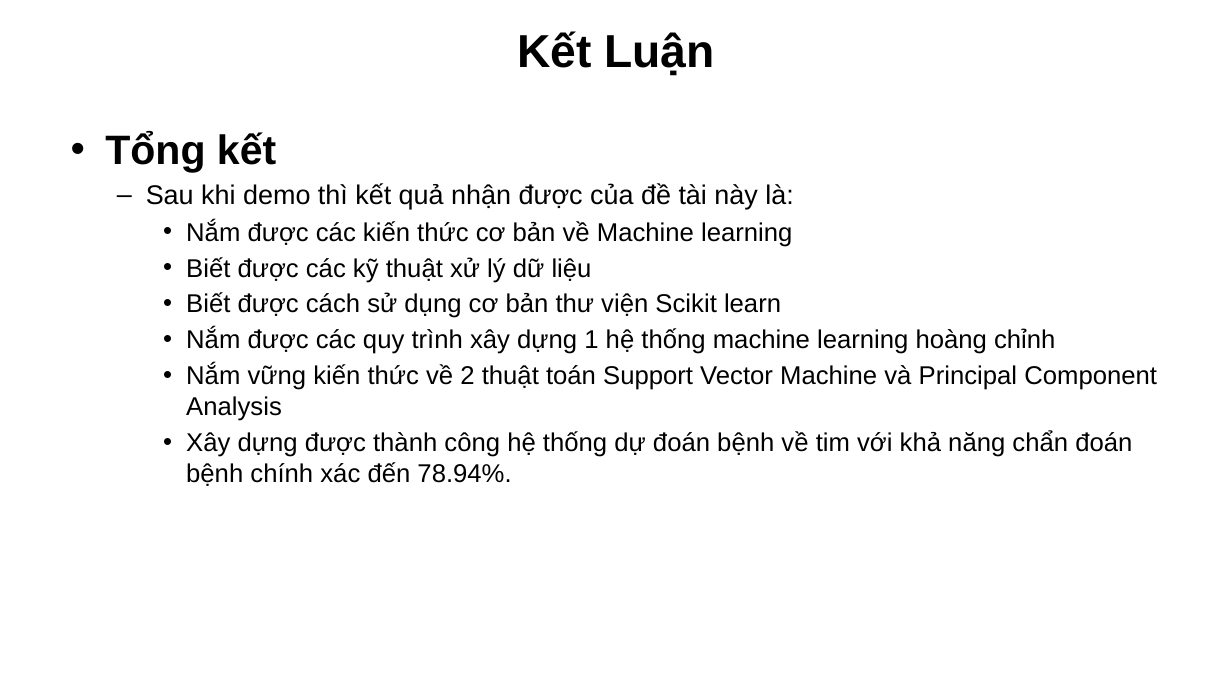
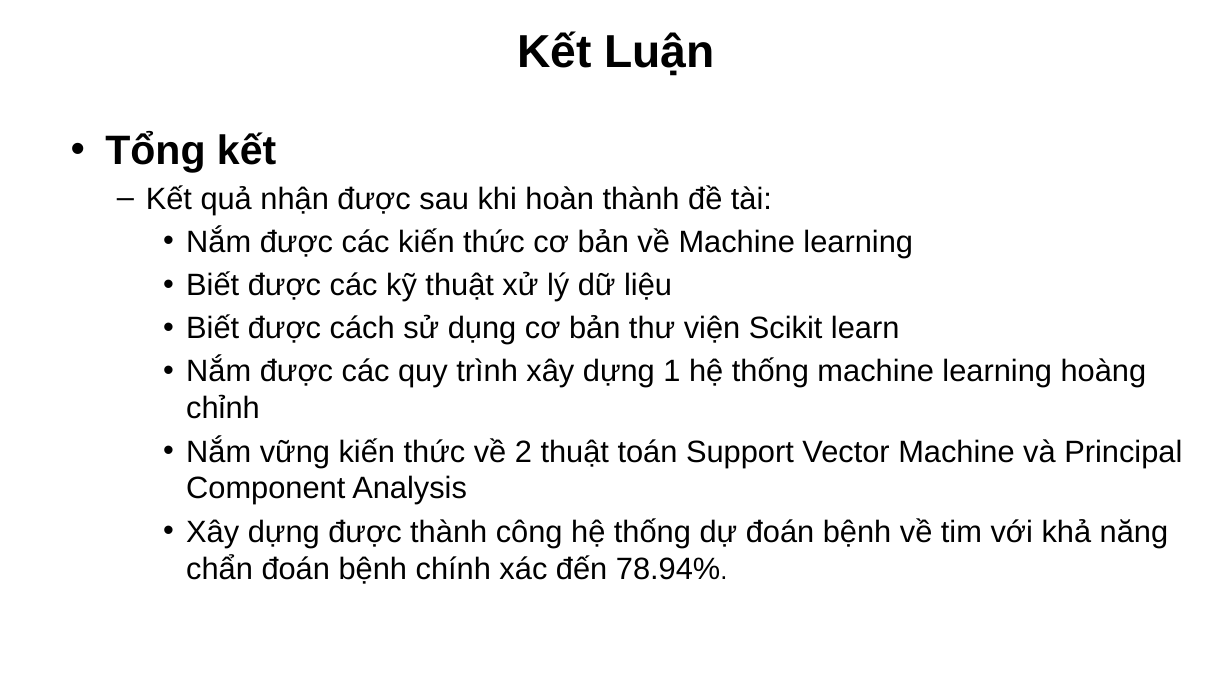
Before and after one commit to devalone2412/TLCN_DA3_MLearning, a slide deck: slide 19 of Machine Learning.pptx (slide 21 before the commit). Drawn at 1232x693 pixels with LibreOffice and Linux fonts; fonts in the diff are those of the drawing; background and template pictures are left out. Boxes give left, top, right and bottom in pixels: in the first picture for what was removed or moved away, otherwise in the second. Text is boxed around its words. In the diff, an @@ line names an element or a change of style, - is before the commit and + after.

```diff
--- a/Machine Learning.pptx
+++ b/Machine Learning.pptx
@@ text at box(146, 185, 772, 215): text changed; size 21 to 24 pt @@
-  – Sau khi demo thì kết quả nhận được của đề tài này là:
+  – Kết quả nhận được sau khi hoàn thành đề tài:
@@ text at box(186, 228, 1182, 584): size 20 to 24 pt in "Nắm được các kiến thức cơ bản ...", "Biết được các kỹ thuật xử lý ...", "Biết được cách sử dụng cơ bản ...", "Nắm được các quy trình xây dựng ..." and 2 more places @@
```
Also in this commit, not shown: 13 other slides changed, 1 slide added, 3 slides removed.
